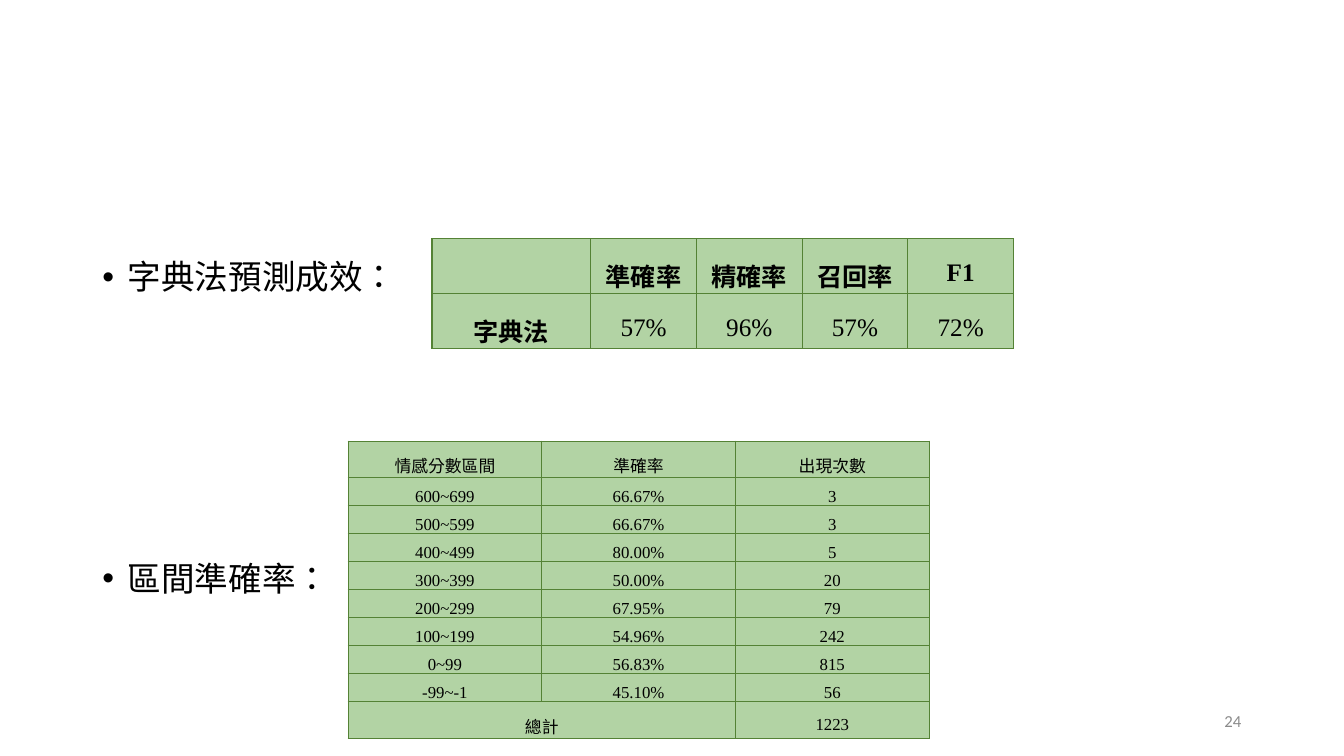
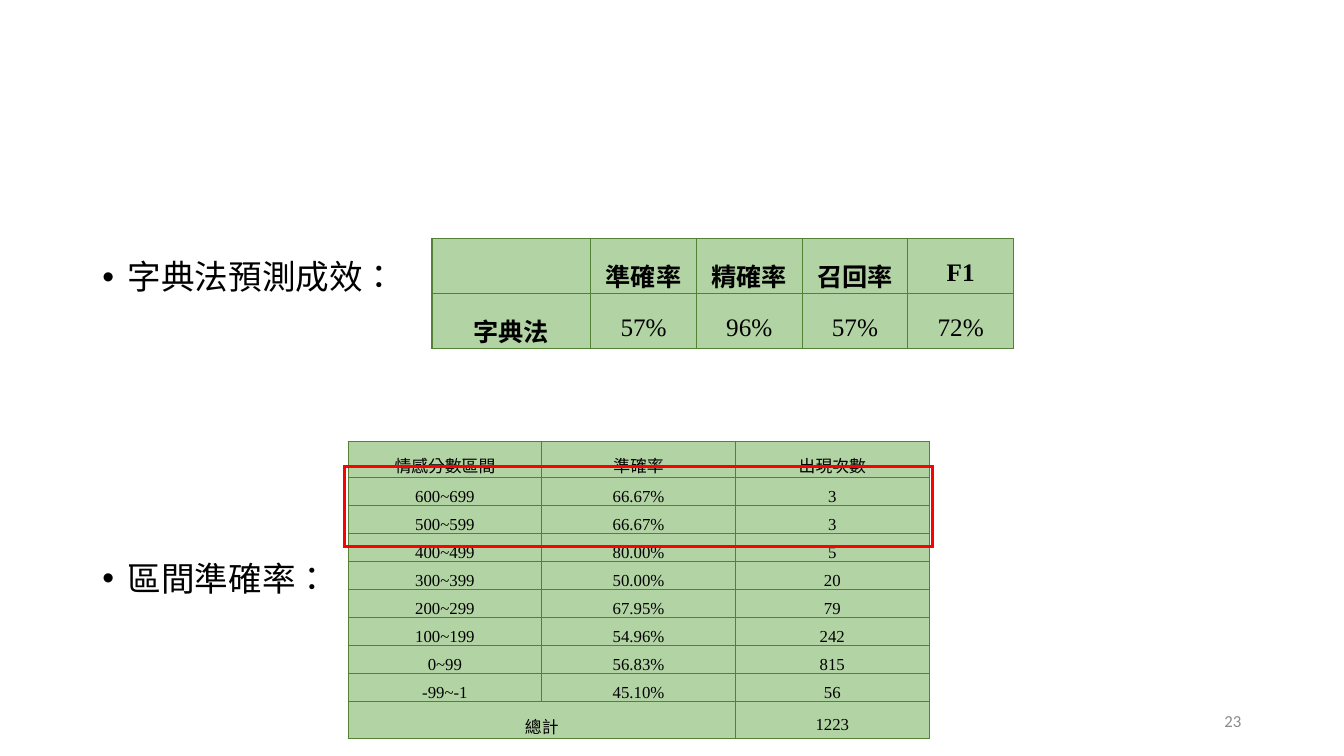
Before and after one commit to Skya-neko/StockPrediction, a slide deck: slide 23 of document/基於財經字典與分析指標的神經網路預測股價趨勢.pptx (slide 24 before the commit). Drawn at 1344x756 pixels with LibreOffice and Linux fonts; fonts in the diff are those of the drawing; background and template pictures are left out. Boxes give left, top, right and bottom in pixels: in the first picture for what was removed or moved away, otherwise in the second. Text is boxed around its words. In the diff, an @@ line names an element or a change of style, - is before the commit and + after.

```diff
--- a/document/基於財經字典與分析指標的神經網路預測股價趨勢.pptx
+++ b/document/基於財經字典與分析指標的神經網路預測股價趨勢.pptx
@@ rectangle added at (x1=344, y1=467, x2=933, y2=546), outline #FF0000 2.25 pt @@
@@ page number at (x1=1224, y1=716, x2=1241, y2=727): text changed @@
-24
+23
```
Also in this commit, not shown: 23 other slides changed, 2 slides added, 1 slide removed, 7 other files.
